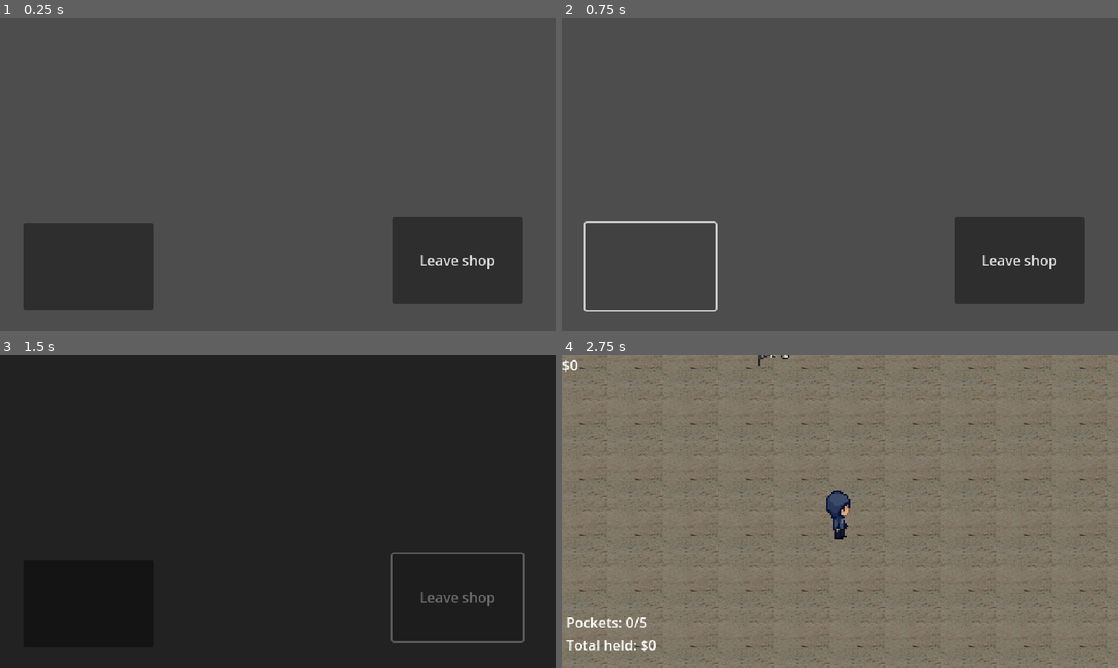
Above: before the commit, frames 1-4 (two rows, left to right).
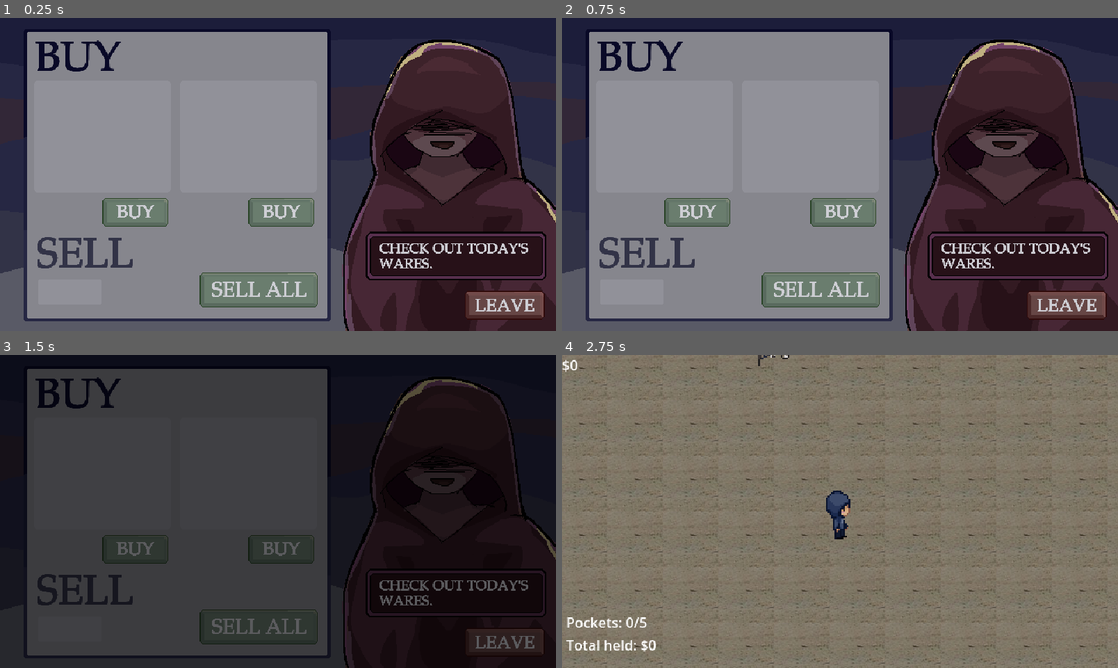
Above: after the commit, the same moments.

Repository: nithinsenthil/UCDBTS
Game: Godot game, scene res://Scenes/shop.tscn
Two runs of this game, one before a commit and one after it. Both use one fixed random seed, a clock stepped at 60 frames per second and the inputs below. This scene is started directly instead of the project's main scene. The engine's default icon, where the game draws it, is replaced by a stand-in: a white triangle on a blue panel in a dark square.
Inputs (mouse positions are in pixels of both pictures, inside the frame that each line leads up to; where the layout moved, square brackets give the same spot in the first picture):
- Up to frame 1 (0.25 s): no input
- Up to frame 2 (0.75 s): click (823, 290) [650, 265] at 0.5 s
- Up to frame 3 (1.5 s): click (505, 642) [455, 599] at 1.25 s
- Up to frame 4 (2.75 s): move the mouse to (962, 495) at 2.02 s; hold D (Right) from 2.03 s (still down); tap L (BikeMinigameEnd) at 2.1 s

The runs differ from the first frame. In frame 1, 98% of the frame differs, in the area x 0-100%, y 0-100%; in frame 2, 97%; in frame 3, 53%; in frame 4, nothing differs.
Error before the commit: Invalid access to property or key 'total_value' on a base object of type 'Nil'. (res://Scripts/sell_button.gd:6)
Error after the commit: Invalid call. Nonexistent function 'get_money' in base 'Nil'. (res://Scripts/shop_money_label.gd:7)

Commit message:
Add shop assets and edit shop scene

Diff:
--- a/ucdbts/Scenes/shop.tscn
+++ b/ucdbts/Scenes/shop.tscn
@@ -1,9 +1,13 @@
-[gd_scene load_steps=5 format=3 uid="uid://cy2v1lgg3seqs"]
+[gd_scene load_steps=9 format=3 uid="uid://cy2v1lgg3seqs"]
 
 [ext_resource type="Script" uid="uid://u5jkcwkuaqt6" path="res://Scripts/sell_button.gd" id="1_a0mxf"]
 [ext_resource type="Script" uid="uid://b2sm2m0ptxumu" path="res://Scripts/shop.gd" id="1_io27d"]
+[ext_resource type="Texture2D" uid="uid://p7p6t2nsd4vl" path="res://Assets/shop/shop_template.png" id="2_k6jq0"]
 [ext_resource type="Script" uid="uid://di6wrboyr8waj" path="res://Scripts/leave_shop.gd" id="3_fdj0q"]
+[ext_resource type="Texture2D" uid="uid://c4kexjkhl8ba1" path="res://Assets/shop/sellall_button.png" id="4_3ps1r"]
 [ext_resource type="Script" uid="uid://crqiah8eum3cx" path="res://Scripts/shop_money_label.gd" id="4_fdj0q"]
+[ext_resource type="Texture2D" uid="uid://bjgjw5djqgblp" path="res://Assets/shop/leave_button.png" id="6_ymrm4"]
+[ext_resource type="Texture2D" uid="uid://bcgp1gfu5rlf6" path="res://Assets/shop/buy_button.png" id="8_s8dlv"]
 
 [node name="shop" type="Node2D"]
 script = ExtResource("1_io27d")
@@ -11,28 +15,45 @@
 [node name="TextureRect" type="TextureRect" parent="."]
 offset_right = 40.0
 offset_bottom = 40.0
+texture = ExtResource("2_k6jq0")
 
-[node name="SellBikes" type="Button" parent="."]
-offset_left = 27.0
-offset_top = 236.0
-offset_right = 177.0
-offset_bottom = 336.0
+[node name="SellAll" type="TextureButton" parent="."]
+offset_left = 230.0
+offset_top = 293.0
+offset_right = 366.0
+offset_bottom = 333.0
+texture_normal = ExtResource("4_3ps1r")
 script = ExtResource("1_a0mxf")
 
-[node name="LeaveShop" type="Button" parent="."]
-offset_left = 452.0
-offset_top = 229.0
-offset_right = 602.0
-offset_bottom = 329.0
-text = "Leave shop"
+[node name="Leave" type="TextureButton" parent="."]
+offset_left = 535.0
+offset_top = 314.0
+offset_right = 627.0
+offset_bottom = 348.0
+theme_type_variation = &"FlatButton"
+texture_normal = ExtResource("6_ymrm4")
 script = ExtResource("3_fdj0q")
 
 [node name="ShopMoneyLabel" type="Label" parent="."]
-offset_left = 550.0
-offset_top = 26.0
-offset_right = 719.0
-offset_bottom = 115.0
+offset_left = 240.0
+offset_top = 22.0
+offset_right = 369.0
+offset_bottom = 64.0
 script = ExtResource("4_fdj0q")
 
-[connection signal="pressed" from="SellBikes" to="." method="_on_sell_bikes_pressed"]
-[connection signal="pressed" from="LeaveShop" to="." method="_on_leave_shop_pressed"]
+[node name="Buy1" type="TextureButton" parent="."]
+offset_left = 118.0
+offset_top = 207.0
+offset_right = 194.0
+offset_bottom = 240.0
+texture_normal = ExtResource("8_s8dlv")
+
+[node name="Buy2" type="TextureButton" parent="."]
+offset_left = 286.0
+offset_top = 207.0
+offset_right = 362.0
+offset_bottom = 240.0
+texture_normal = ExtResource("8_s8dlv")
+
+[connection signal="pressed" from="SellAll" to="." method="_on_sell_bikes_pressed"]
+[connection signal="pressed" from="Leave" to="." method="_on_leave_shop_pressed"]
--- a/ucdbts/Scripts/leave_shop.gd
+++ b/ucdbts/Scripts/leave_shop.gd
@@ -1,4 +1,4 @@
-extends Button
+extends TextureButton
 
 
 # Called when the node enters the scene tree for the first time.
--- a/ucdbts/Scripts/sell_button.gd
+++ b/ucdbts/Scripts/sell_button.gd
@@ -1,7 +1,7 @@
-extends Button
+extends TextureButton
 
 var player:Player = interactions.player
 
 func _ready() -> void:
-	text = "Sell bikes\nTotal value: %d" % [player.total_value]
+	#text = "Sell bikes\nTotal value: %d" % [player.total_value]
 	pass # Replace with function body.
Binary file added: ucdbts/Assets/shop/buy_button.png
Not shown, added: ucdbts/Assets/shop/buy_button.png.import
Binary file added: ucdbts/Assets/shop/leave_button.png
Not shown, added: ucdbts/Assets/shop/leave_button.png.import
Binary file added: ucdbts/Assets/shop/sellall_button.png
Not shown, added: ucdbts/Assets/shop/sellall_button.png.import
Binary file added: ucdbts/Assets/shop/shop_template.png
Not shown, added: ucdbts/Assets/shop/shop_template.png.import
